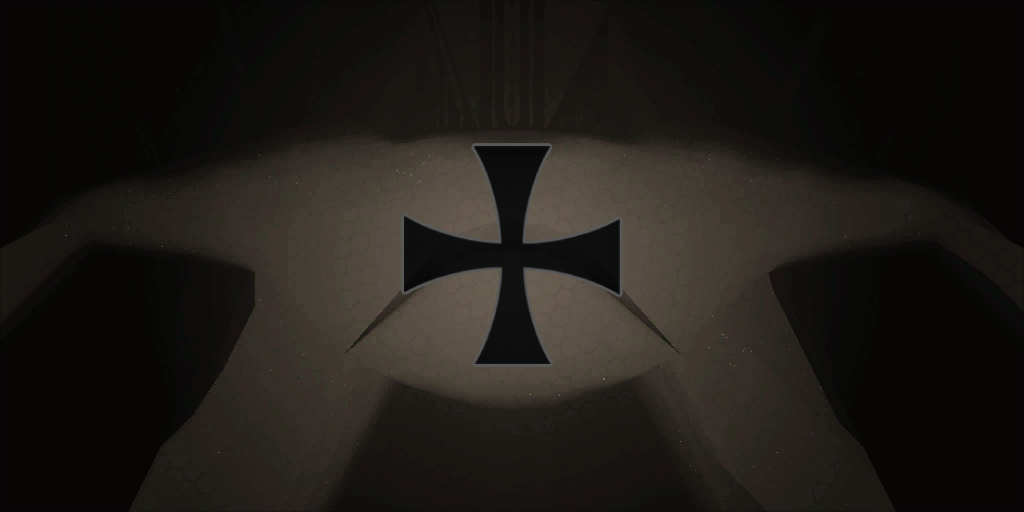
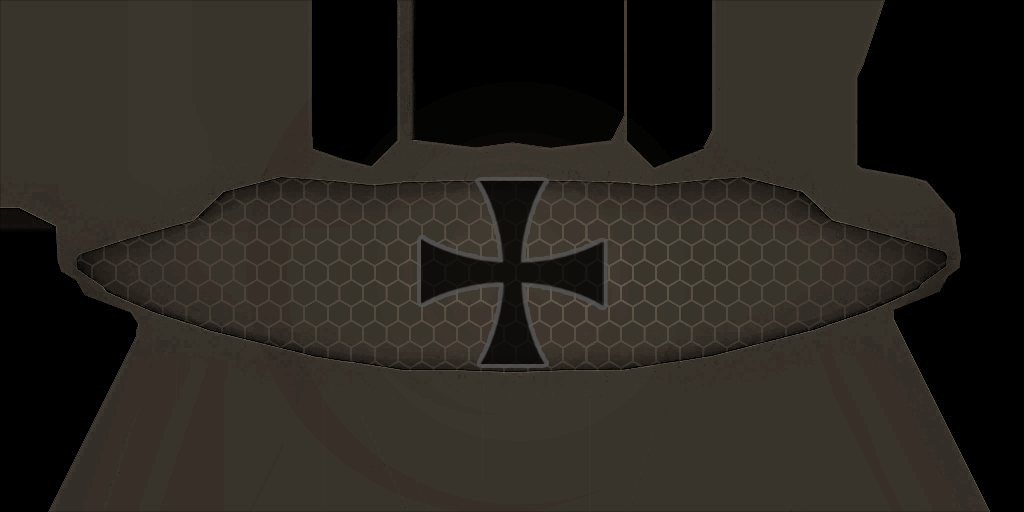
Before/after of a 1024px x 512px layered artwork. What changed in the layer stack:
removed layer "Layer 4" over (x1=404, y1=146, x2=620, y2=364)
"Layer 2": opacity 100% → 76%, painted on it over (x1=404, y1=146, x2=620, y2=364)
painted on "Layer 1" over (x1=0, y1=0, x2=1024, y2=512)
painted on "Background" over (x1=0, y1=0, x2=1024, y2=512)
